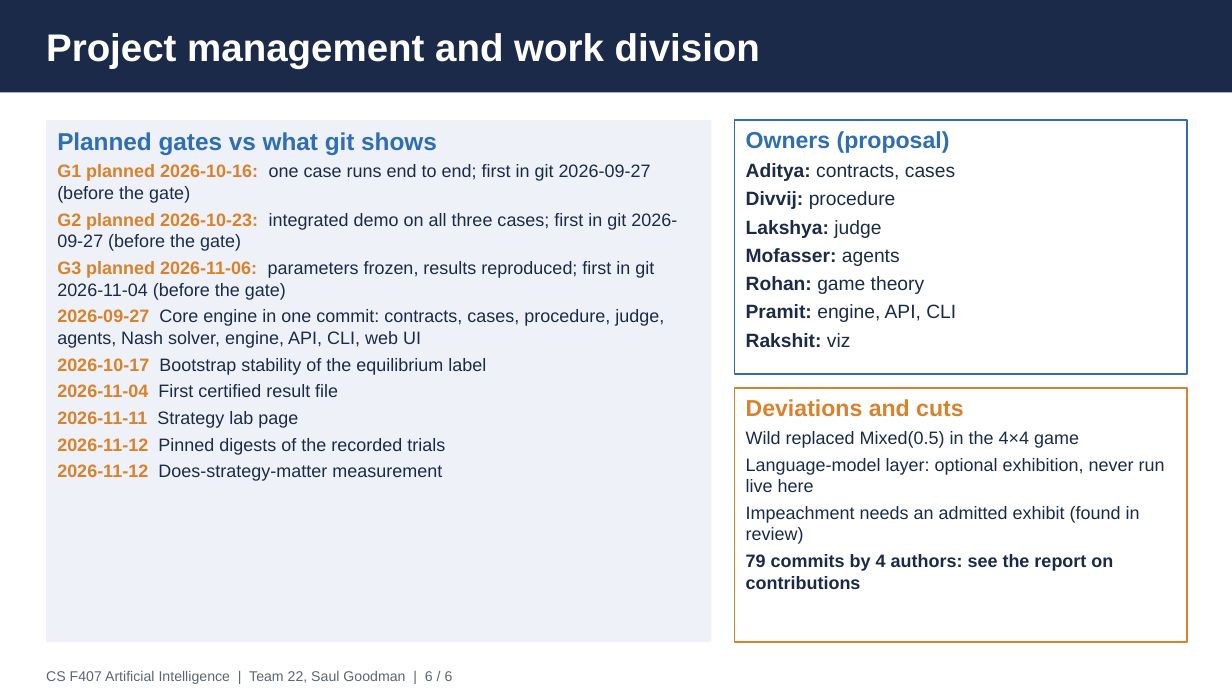
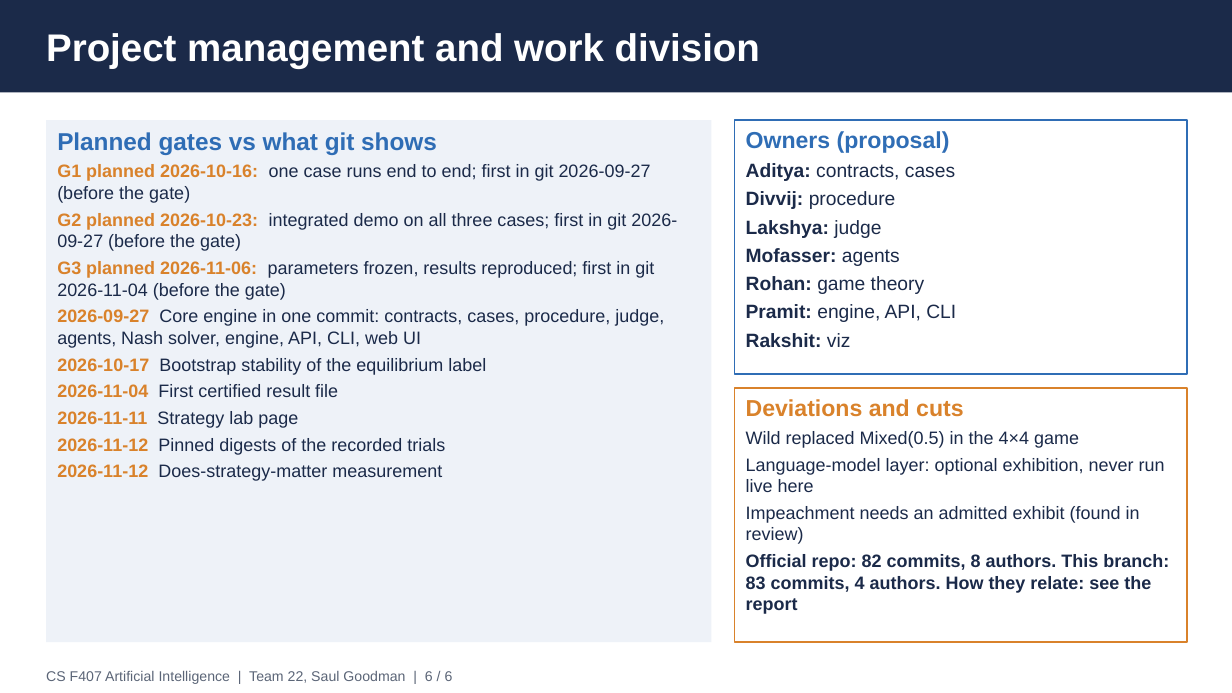
Before and after one commit to AI-Projects-S1-26-27/T22_SAUL_GOODMAN, a slide deck: slide 6 of presentation/Saul_Goodman_T22.pptx. Drawn at 1232x693 pixels with LibreOffice and Linux fonts; fonts in the diff are those of the drawing. Boxes give left, top, right and bottom in pixels: in the first picture for what was removed or moved away, otherwise in the second. Text is boxed around its words. In the diff, an @@ line names an element or a change of style, - is before the commit and + after.

Commit message:
Report, slides and viva sheet: add the official course repository's history as a second source and state, without judging it, that the two histories disagree about when the core was written

```diff
--- a/presentation/Saul_Goodman_T22.pptx
+++ b/presentation/Saul_Goodman_T22.pptx
@@ text in rectangle at bbox=[746, 554, 1169, 614]: text changed @@
-79 commits by 4 authors: see the report on contributions
+Official repo: 82 commits, 8 authors. This branch: 83 commits, 4 authors. How they relate: see the report
```
Also in this commit, not shown: 3 other files.
